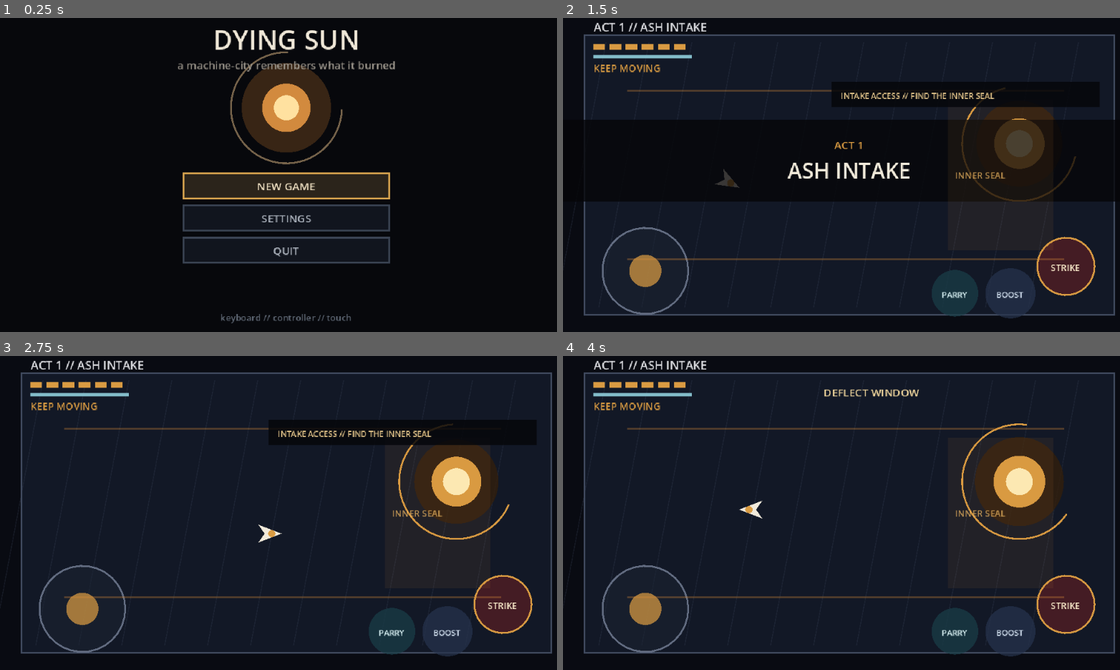
Above: before the commit, frames 1-4 (two rows, left to right).
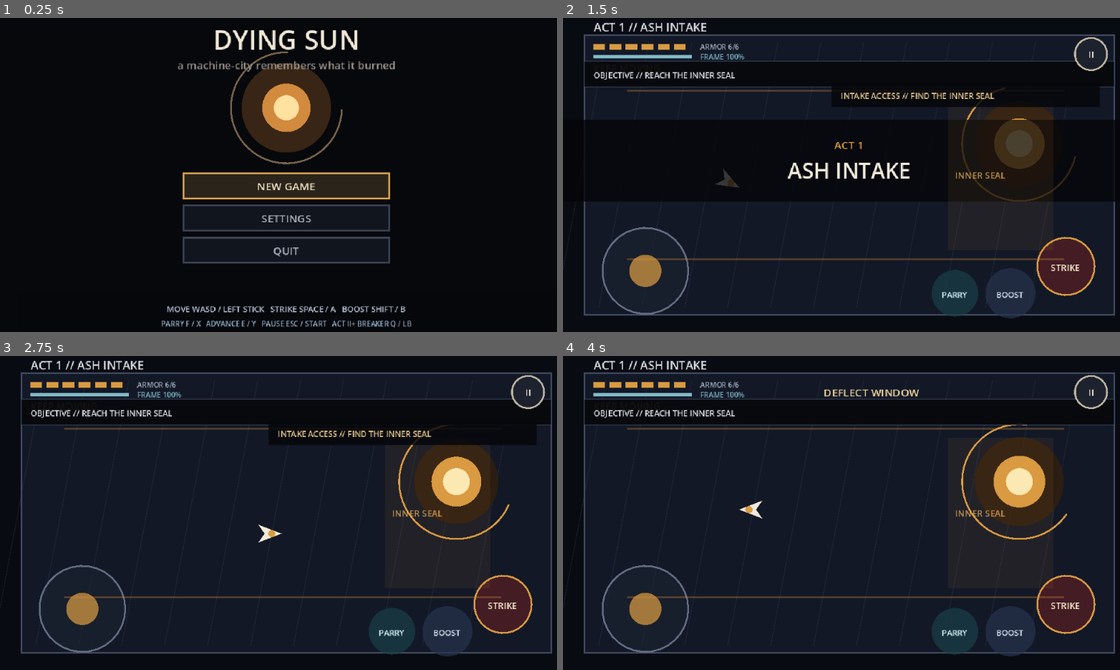
Above: after the commit, the same moments.

Repository: Ghosty-sudo/dying-sun
Game: Godot game, scene res://scenes/main.tscn
The game is run twice, just before and just after one commit, with the same random seed, the same clock (stepped at 60 frames per second) and the same inputs.
Inputs (mouse positions are in pixels of both pictures, inside the frame that each line leads up to):
- Up to frame 1 (0.25 s): no input
- Up to frame 2 (1.5 s): tap Enter at 0.5 s; move the mouse to (975, 159) at 0.52 s; hold D 0.53-1.25 s; tap Q at 0.6 s; click (975, 159) at 0.67 s; tap Space at 0.77 s; drag from (735, 190) to (819, 240) at 1.27 s
- Up to frame 3 (2.75 s): move the mouse to (345, 440) at 2.02 s; hold D from 2.03 s (still down); tap E at 2.1 s
- Up to frame 4 (4 s): release D at 2.75 s; drag from (819, 578) to (679, 465) at 2.77 s; move the mouse to (1019, 560) at 3.52 s; hold A from 3.53 s (still down); tap F at 3.6 s; tap Space at 3.77 s

The runs differ from the first frame. In frame 1, 1.2% of the frame differs, in the area x 29-74%, y 91-99%; in frame 2, 6.7%; in frame 3, 6.7%; in frame 4, 7.5%, in the area x 3-99%, y 5-23%.

Commit message:
Mount Act III and player-path directors

Diff:
--- a/scenes/main.tscn
+++ b/scenes/main.tscn
@@ -1,10 +1,12 @@
-[gd_scene load_steps=6 format=3]
+[gd_scene load_steps=8 format=3]
 
 [ext_resource path="res://scripts/game.gd" type="Script" id="1_game"]
 [ext_resource path="res://scripts/breaker_controller.gd" type="Script" id="2_breaker"]
 [ext_resource path="res://scripts/controller_adapter.gd" type="Script" id="3_controller"]
 [ext_resource path="res://scripts/sector_director.gd" type="Script" id="4_sector"]
 [ext_resource path="res://scripts/touch_input_adapter.gd" type="Script" id="5_touch"]
+[ext_resource path="res://scripts/act3_director.gd" type="Script" id="6_act3"]
+[ext_resource path="res://scripts/player_path_polish.gd" type="Script" id="7_polish"]
 
 [node name="DyingSun" type="Node2D"]
 script = ExtResource("1_game")
@@ -18,5 +20,11 @@
 [node name="SectorDirector" type="Node2D" parent="."]
 script = ExtResource("4_sector")
 
+[node name="Act3Director" type="Node2D" parent="."]
+script = ExtResource("6_act3")
+
+[node name="PlayerPathPolish" type="Node2D" parent="."]
+script = ExtResource("7_polish")
+
 [node name="TouchInputAdapter" type="Node" parent="."]
 script = ExtResource("5_touch")
